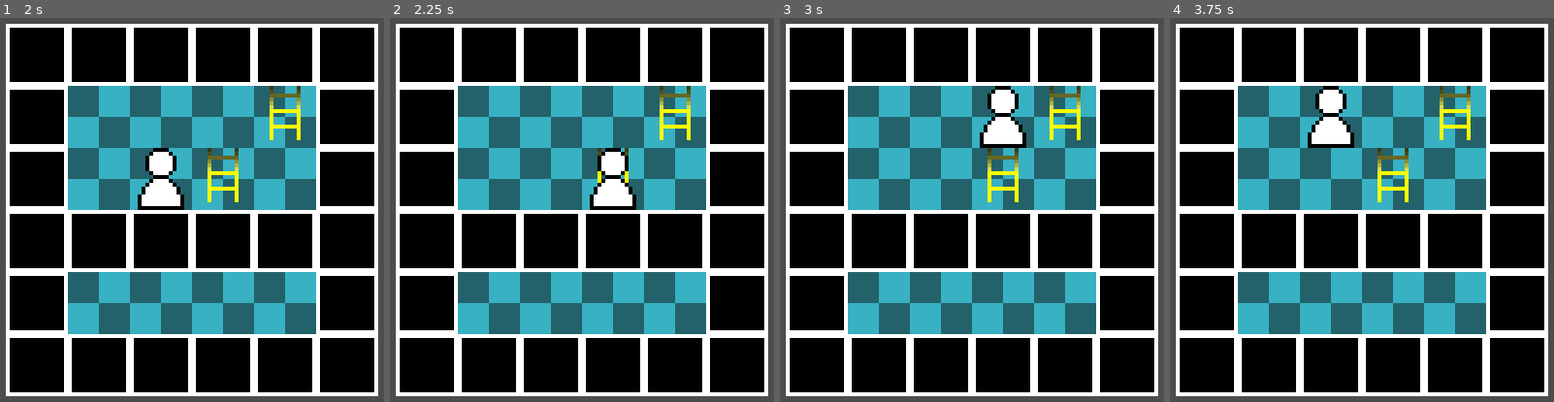
Above: before the commit, frames 1-4 (left to right).
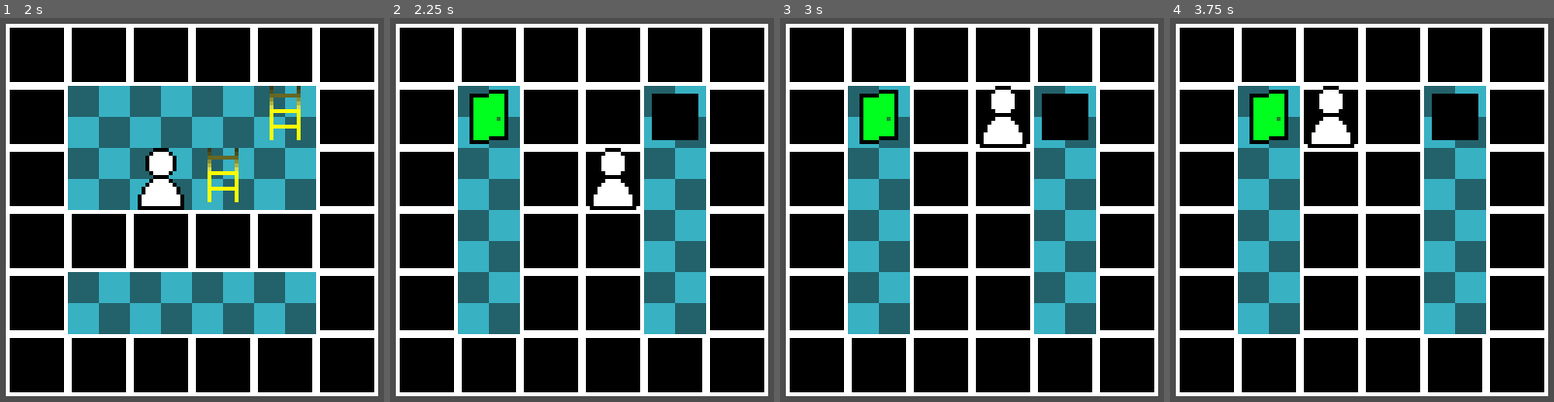
Above: after the commit, the same moments.

Repository: kristy-fournier/finalgamedevproject2
Game: Godot game, scene res://main_scene.tscn
Two runs of this game, one before a commit and one after it. Both use one fixed random seed, a clock stepped at 60 frames per second and the inputs below.
Inputs:
- Up to frame 1 (2 s): tap Enter at 0.5 s; hold D (move_right) 0.53-1.28 s; tap Space at 1.25 s; hold S (move_down) from 1.28 s (still down)
- Up to frame 2 (2.25 s): tap Enter at 2 s; release S (move_down) at 2.03 s; hold D (move_right) from 2.03 s (still down)
- Up to frame 3 (3 s): tap Space at 2.75 s; release D (move_right) at 2.78 s; hold W (move_up) from 2.78 s (still down)
- Up to frame 4 (3.75 s): tap Enter at 3.5 s; release W (move_up) at 3.53 s; hold A (move_left) from 3.53 s (still down)

Frame 1 is identical in both runs. In frame 2, 22% of the frame differs, in the area x 17-83%, y 17-83%; in frame 3, 22%; in frame 4, 22%.

Commit message:
Item Detection
Still need to hide different item layers when moving between floors

Diff:
--- a/character.gd
+++ b/character.gd
@@ -33,12 +33,12 @@
 	if Input.is_action_just_pressed("move_up"):
 		desired_position = self.position + Vector2(0,-16)
 		moving = true
-	check_offset()
-	if (moving == true && desired_position == self.position):
+	if (moving == true && (desired_position == self.position.floor() || desired_position == self.position.ceil()) ):
+		self.position = desired_position
 		moving = false
-		print("doneMoving")
 		if(in_item):
 			Detected_item.emit()
+			in_item = false
 
 
 func _on_area_2d_body_entered(body: Node2D) -> void:
@@ -50,16 +50,3 @@
 func _on_area_2d_body_exited(body: Node2D) -> void:
 	in_item = false
 	print("bye")
-
-
-#trying to fix the fact that the character position ends in .99999 after every move
-func check_offset() -> void:
-	if(snapped(self.position.x,0.0001) == desired_position.x && self.position != desired_position):
-		print(self.position)
-		print(desired_position)
-		self.position = desired_position
-	#if(snapped(self.position.y,0.0001) == desired_position.y && self.position != desired_position):
-		#print(self.position)
-		#print(desired_position)
-		#self.position = desired_position
-	#
--- a/main_scene.gd
+++ b/main_scene.gd
@@ -17,18 +17,17 @@
 
 
 func _on_character_detected_item() -> void:
-	var tile_name = item_map.get_cell_atlas_coords(character.position - Vector2 (8,8))
+	var tile_name = item_map.get_cell_tile_data(item_map.local_to_map(character.position)).get_custom_data("Name")
 	print(character.position)
-	#if tile_name == "ladderUp":
-		#$"CurrentLevelContent/Level1/Floor A".visible = false
-		#$"CurrentLevelContent/Level1/Floor B".visible = true
-		#item_map = $"CurrentLevelContent/Level1/Floor B/Items"
-	#if tile_name == "hole":
-		#pass
-		##check if just climbed up ladder.
-		##emit change floor
-		##change itemmap to destination floor
-	#if tile_name == "exit":
-		#$"CurrentLevelContent/Level1".delete()
-		#pass
-		#exit level
+	if tile_name == "ladderUp":
+		$"CurrentLevelContent/Level1/Floor A".visible = false
+		$"CurrentLevelContent/Level1/Floor B".visible = true
+		item_map = $"CurrentLevelContent/Level1/Floor B/Items"
+	if tile_name == "hole":
+		pass
+		#check if just climbed up ladder.
+		#emit change floor
+		#change itemmap to destination floor
+	if tile_name == "exit":
+		$"CurrentLevelContent/Level1".delete()
+		pass
